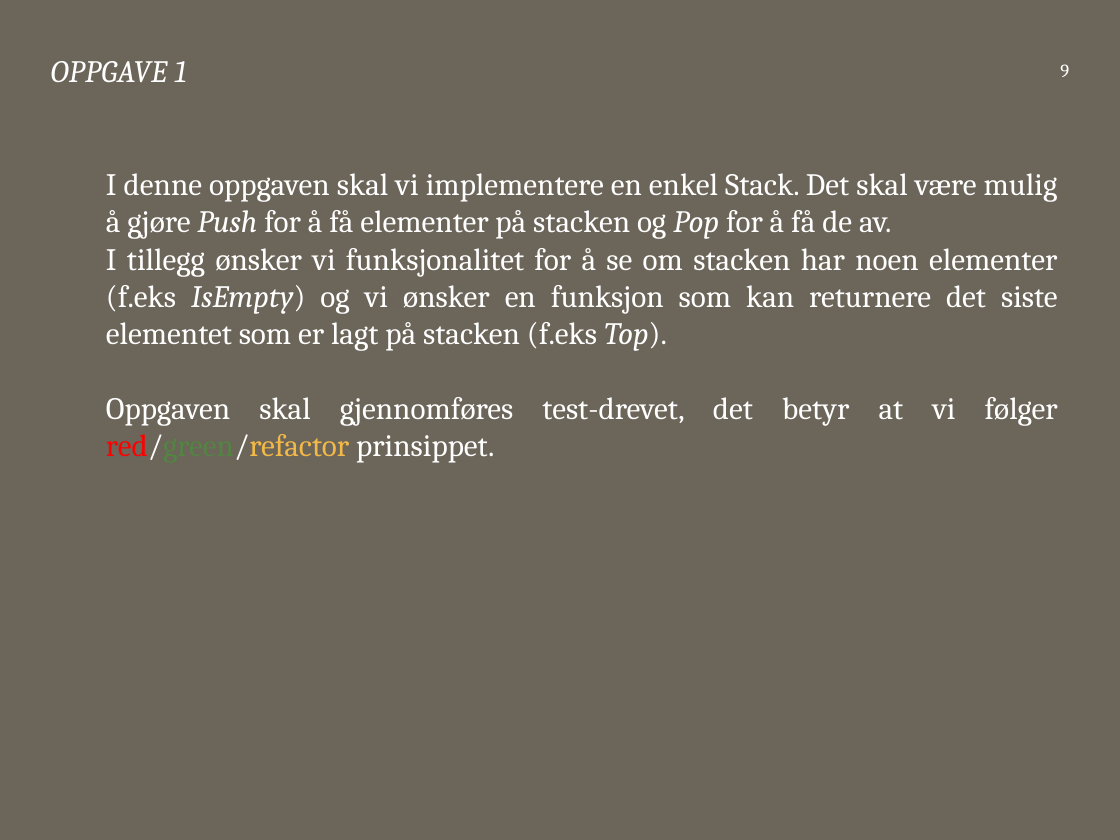
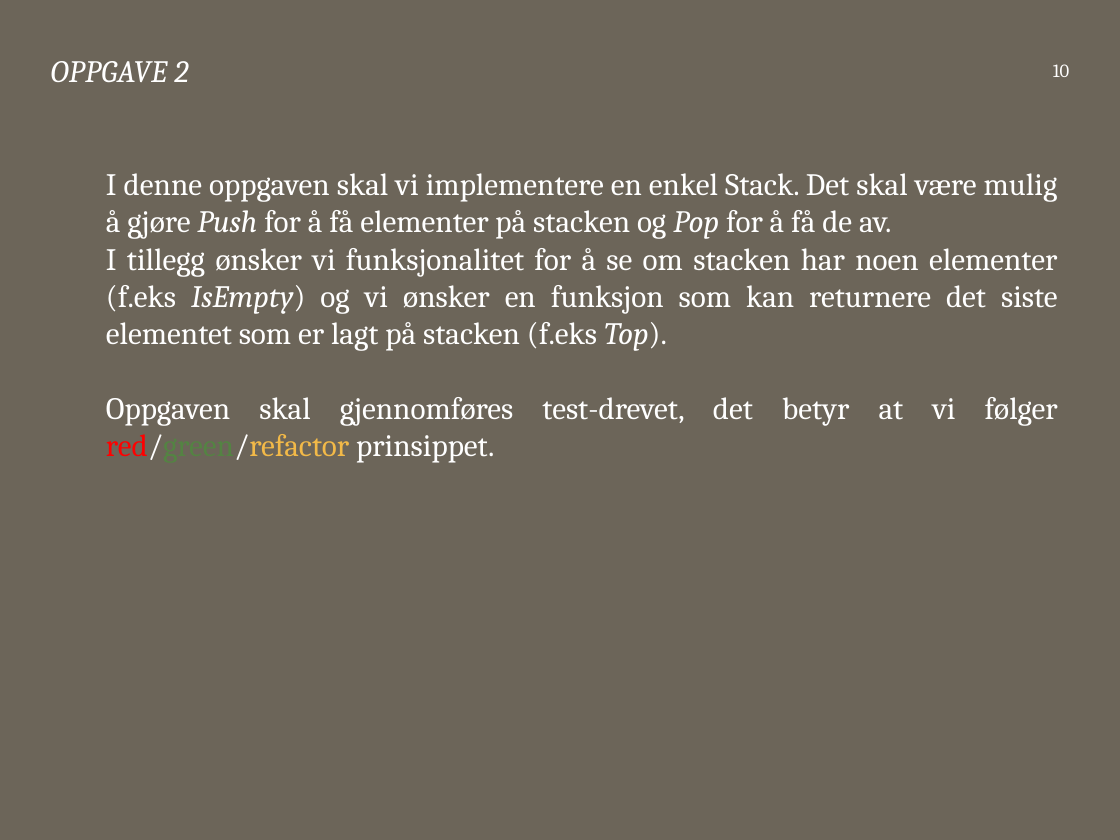
Before and after one commit to bekk/dotnetkurs, a slide deck: slide 10 of tdd/TDD.pptx (slide 9 before the commit). Drawn at 1120x840 pixels with LibreOffice and Linux fonts; fonts in the diff are those of the drawing. Boxes give left, top, right and bottom in pixels: in the first picture for what was removed or moved away, otherwise in the second. Text is boxed around its words. In the diff, an @@ line names an element or a change of style, - is before the commit and + after.

```diff
--- a/tdd/TDD.pptx
+++ b/tdd/TDD.pptx
@@ title at [51,61,188,82]: text changed @@
-OPPGAVE 1
+OPPGAVE 2
@@ page number at [1053,64,1069,77]: text changed @@
-9
+10
```
Also in this commit, not shown: 8 other slides changed, 1 slide added, 1 other file.
